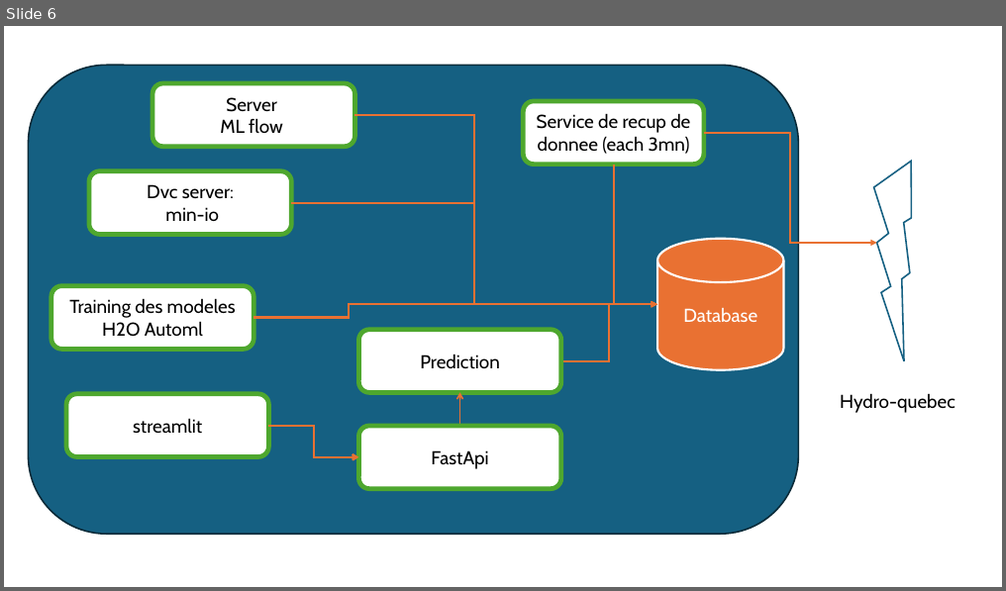
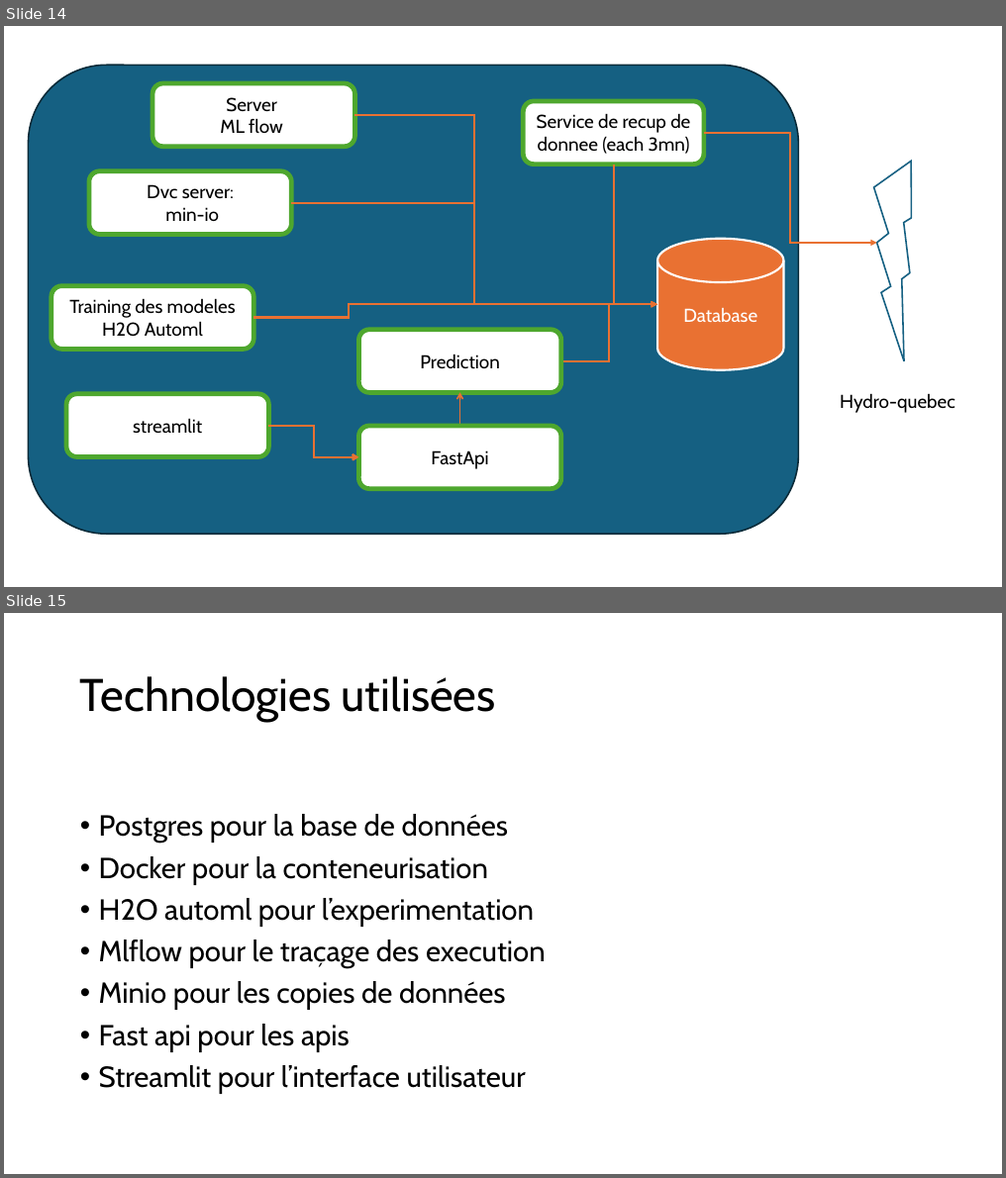
Before and after one commit to seelfidha/hydro-quebec-prediction, a slide deck: prez/architecture.pptx. Shown one above the other, each under a label of ours: slide 6 before the commit, slides 14 and 15 after it. The pictures are 1006x591 and 1006x1178 pixels, drawn with LibreOffice and Linux fonts; fonts in the diff are those of the drawing. Boxes give left, top, right and bottom in pixels: in the first picture for what was removed or moved away, otherwise in the second. Text is boxed around its words. In the diff, an @@ line names an element or a change of style, - is before the commit and + after.

```diff
--- a/prez/architecture.pptx
+++ b/prez/architecture.pptx
@@ slide 15 added at <box>4,613,1002,1174</box>, background #FFFFFF @@
@@ title added at <box>80,676,496,722</box>, 44 pt, text #000000 @@
+Technologies utilisées
@@ text added at <box>99,814,546,1094</box>, 28 pt, text #000000 @@
+• Postgres pour la base de données
+• Docker pour la conteneurisation
+• H2O automl pour l’experimentation
+• Mlflow pour le traçage des execution
+• Minio pour les copies de données
+• Fast api pour les apis
+• Streamlit pour l’interface utilisateur
@@ what was slide 6 is now slide 14 @@
```
Also in this commit, not shown: 2 slides changed, 14 other slides added, 5 other files.
